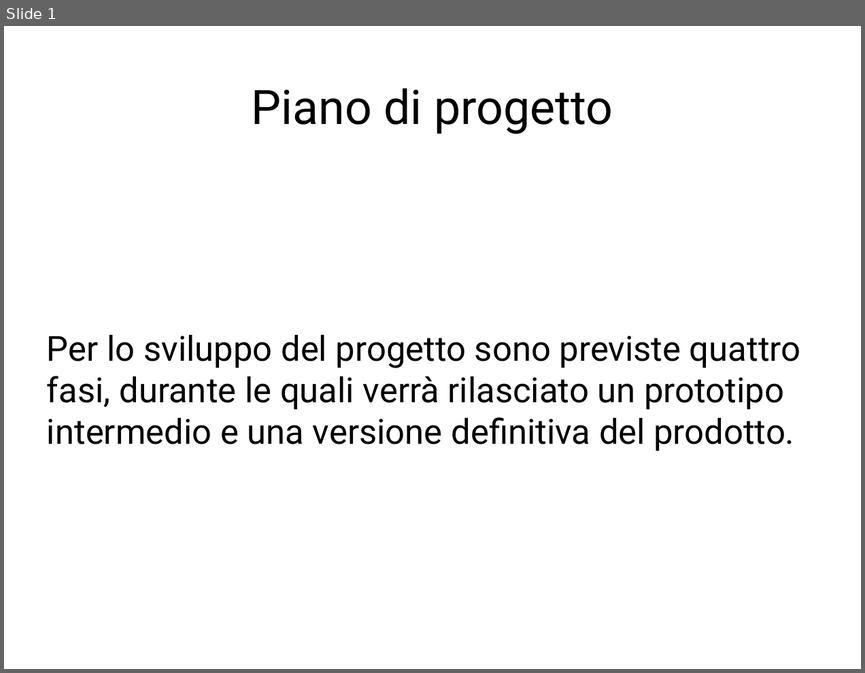
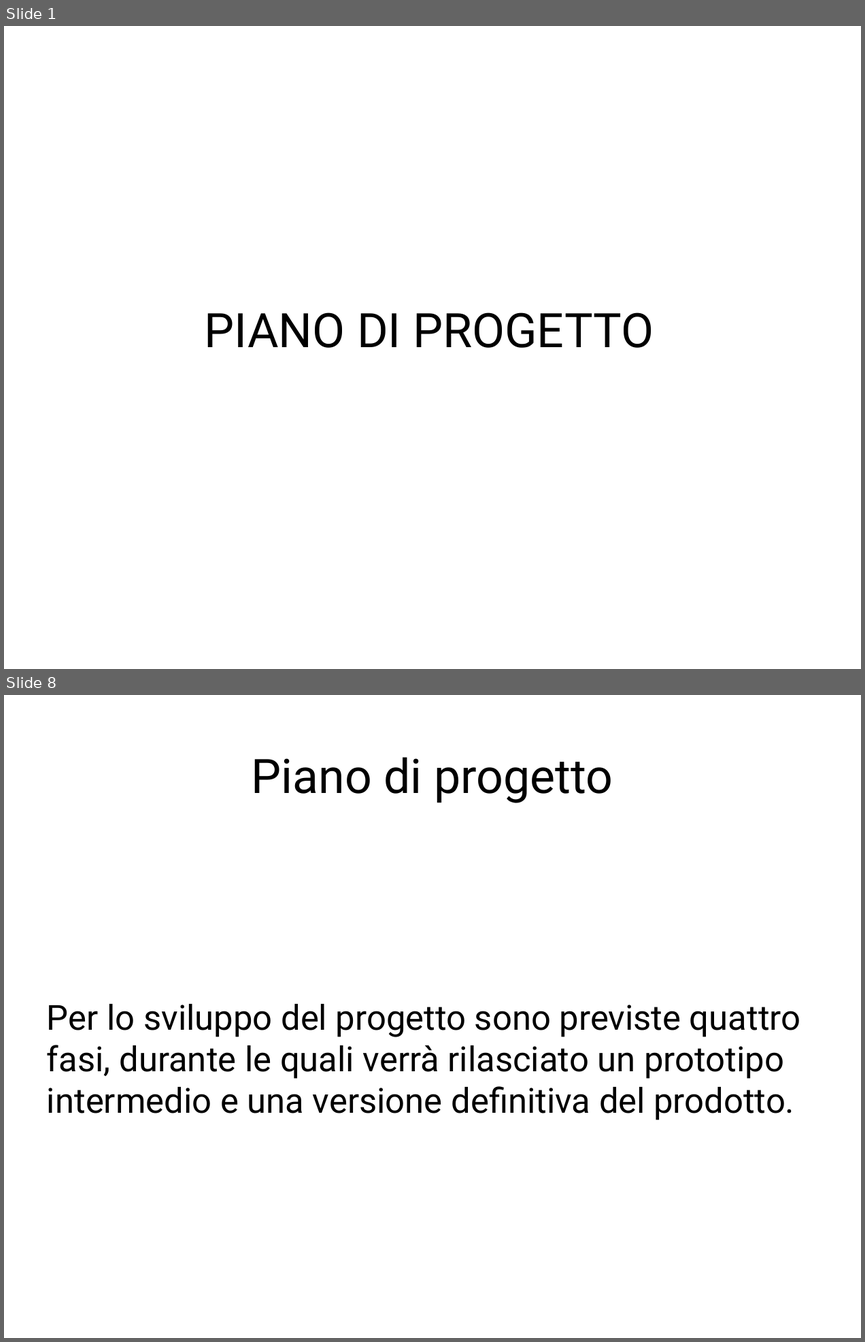
Before and after one commit to webshape/ajaxdraw, a slide deck: doc/PresentazioneRR/PresentazionePianoDiProgetto.odp. Shown one above the other, each under a label of ours: slide 1 before the commit, slides 1 and 8 after it; the slides between them are not shown. The pictures are 865x673 and 865x1342 pixels, drawn with LibreOffice and Linux fonts; fonts in the diff are those of the drawing. Boxes give left, top, right and bottom in pixels: in the first picture for what was removed or moved away, otherwise in the second. Text is boxed around its words. In the diff, an @@ line names an element or a change of style, - is before the commit and + after.

```diff
--- a/doc/PresentazioneRR/PresentazionePianoDiProgetto.odp
+++ b/doc/PresentazioneRR/PresentazionePianoDiProgetto.odp
@@ slide 1 added at (4,26,861,669), background #FFFFFF @@
@@ title added at (205,312,653,348), 44 pt, text #000000 @@
+PIANO DI PROGETTO
@@ what was slide 1 is now slide 8 @@
```
Also in this commit, not shown: 1 slide changed, 8 other slides added, 2 slides removed.
